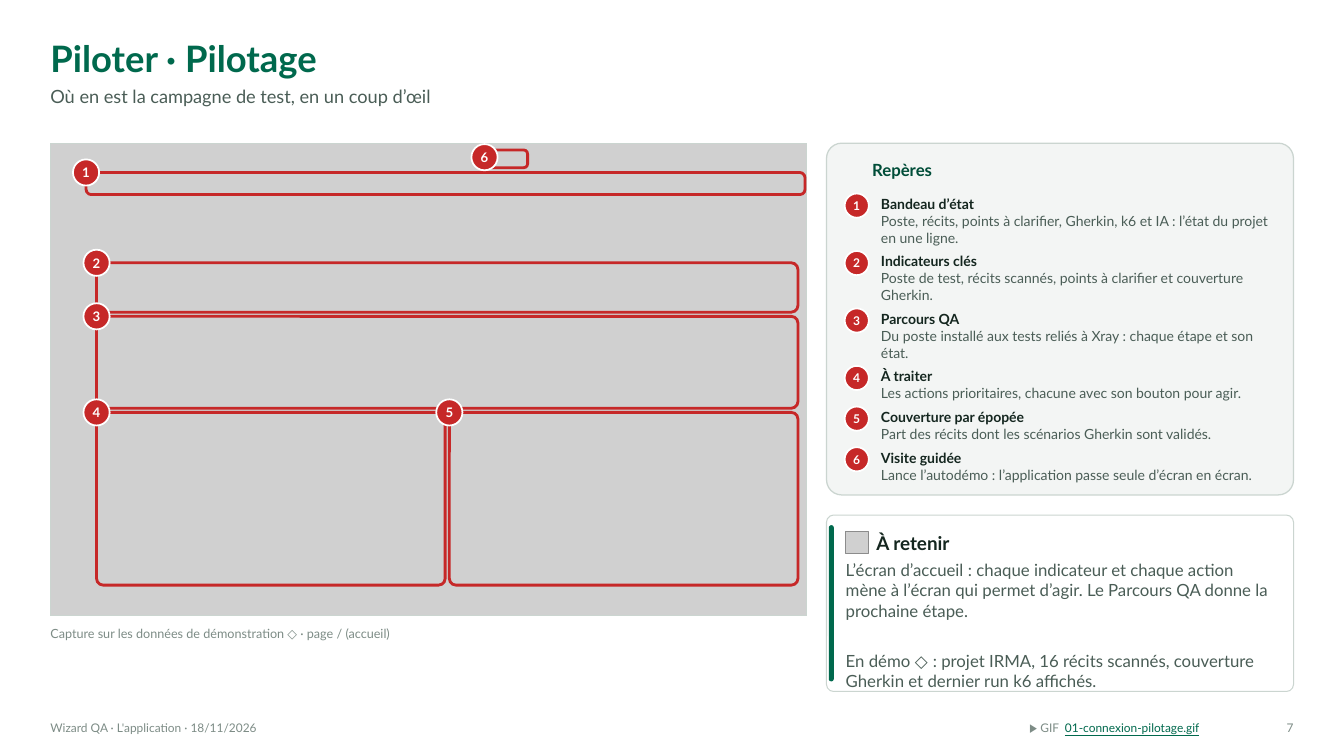
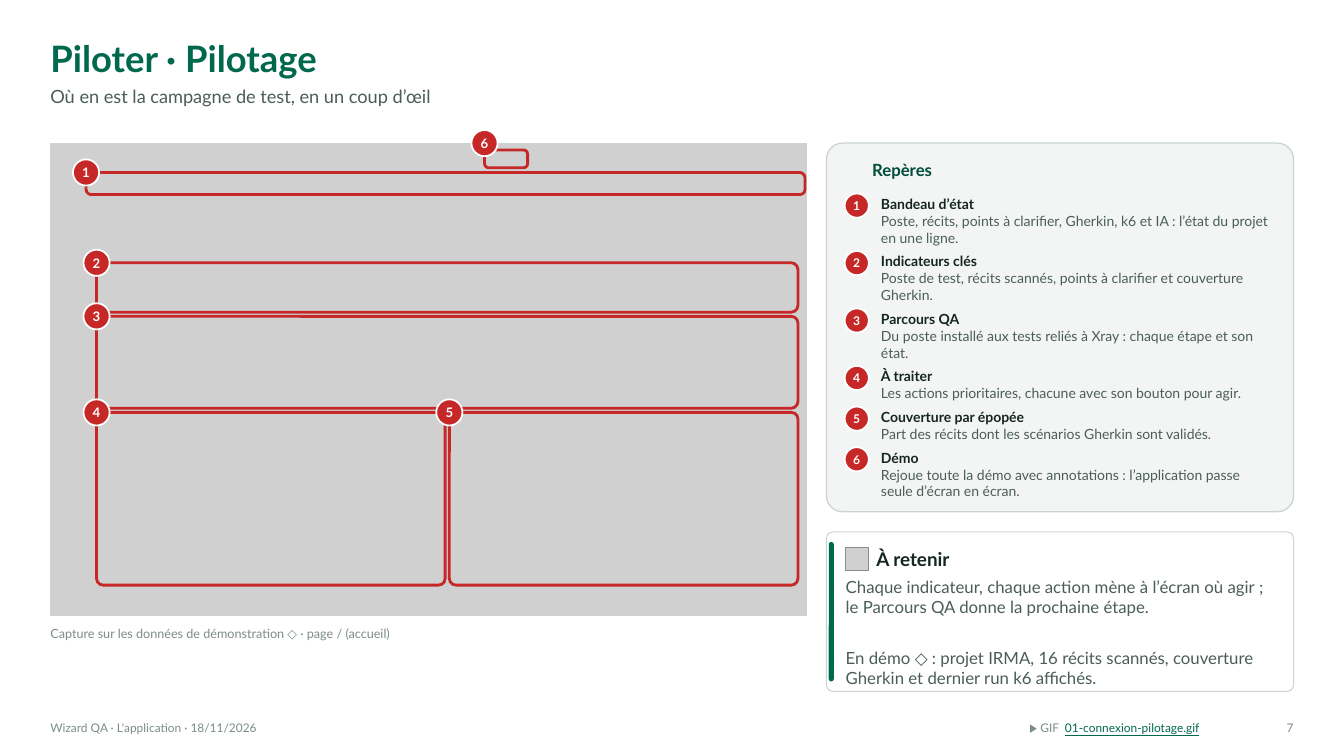
Before and after one commit to printableindustry-commits/qaassistant, a slide deck: slide 7 of supports/presentations/WizardQA-synthese.pptx. Drawn at 1344x756 pixels with LibreOffice and Linux fonts; fonts in the diff are those of the drawing; grey boxes stand for pictures; background and template pictures are left out. Boxes give left, top, right and bottom in pixels: in the first picture for what was removed or moved away, otherwise in the second. Text is boxed around its words. In the diff, an @@ line names an element or a change of style, - is before the commit and + after.

```diff
--- a/supports/presentations/WizardQA-synthese.pptx
+++ b/supports/presentations/WizardQA-synthese.pptx
@@ ellipse "6": place and size @@
-ellipse "6" at (472,144,498,170)
+ellipse "6" at (472,130,498,156)
@@ rounded rectangle: place and size @@
-rounded rectangle at (827,143,1294,495)
+rounded rectangle at (827,143,1294,512)
@@ text at (881,452,1240,496): text changed @@
-Visite guidée
-Lance l’autodémo : l’application passe seule d’écran en écran.
+Démo
+Rejoue toute la démo avec annotations : l’application passe seule d’écran en écran.
@@ rounded rectangle: place and size @@
-rounded rectangle at (827,515,1294,692)
+rounded rectangle at (827,532,1294,692)
@@ rounded rectangle: place and size @@
-rounded rectangle at (829,525,834,682)
+rounded rectangle at (829,542,834,682)
@@ picture: place and size @@
-picture at (846,531,869,555)
+picture at (846,548,869,572)
@@ text "À retenir": place and size @@
-text "À retenir" at (876,533,949,550)
+text "À retenir" at (876,550,949,566)
@@ text at (846,580,1255,616): text changed @@
-L’écran d’accueil : chaque indicateur et chaque action mène à l’écran qui permet d’agir. Le Parcours QA donne la prochaine étape.
+Chaque indicateur, chaque action mène à l’écran où agir ; le Parcours QA donne la prochaine étape.
@@ text "Chaque indicateur, chaque action mène ...": place and size @@
-text "Chaque indicateur, chaque action mène ..." at (846,563,1267,687)
+text "Chaque indicateur, chaque action mène ..." at (846,580,1255,684)
```
Also in this commit, not shown: 1 other slide changed, 57 other files.
